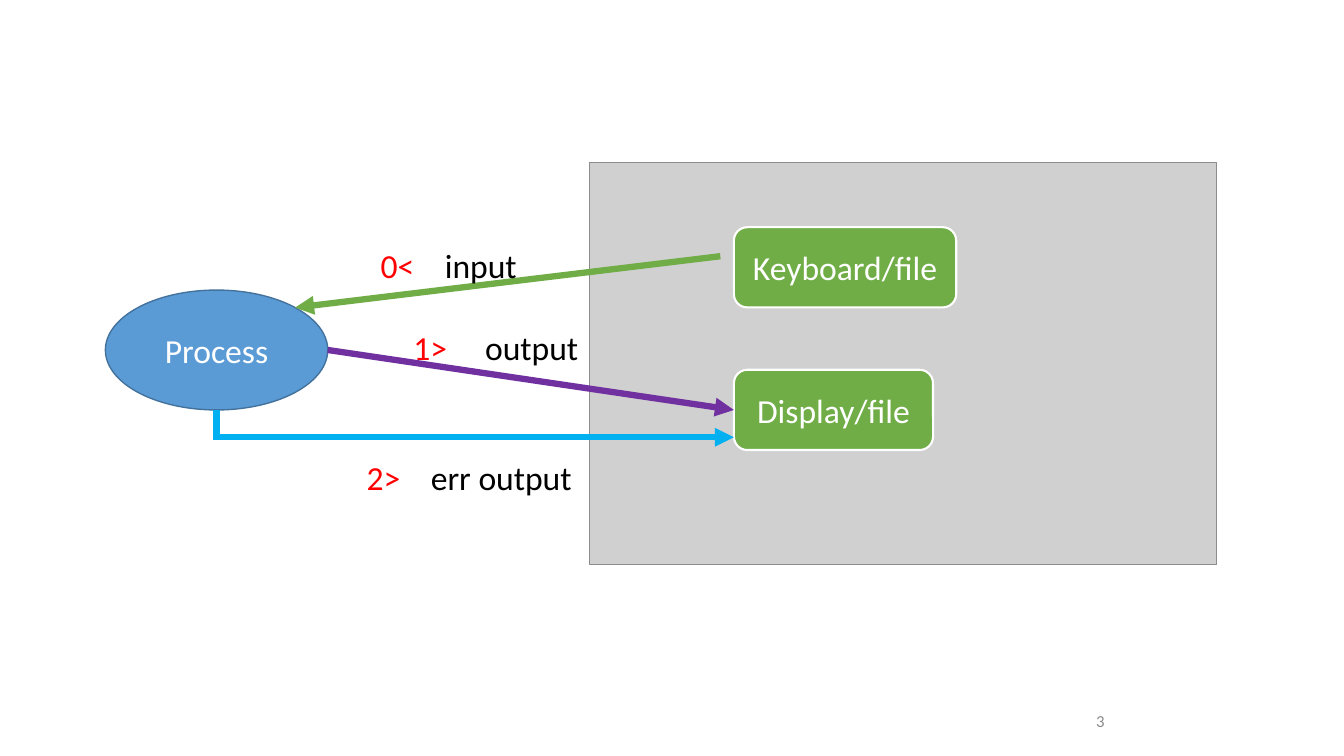
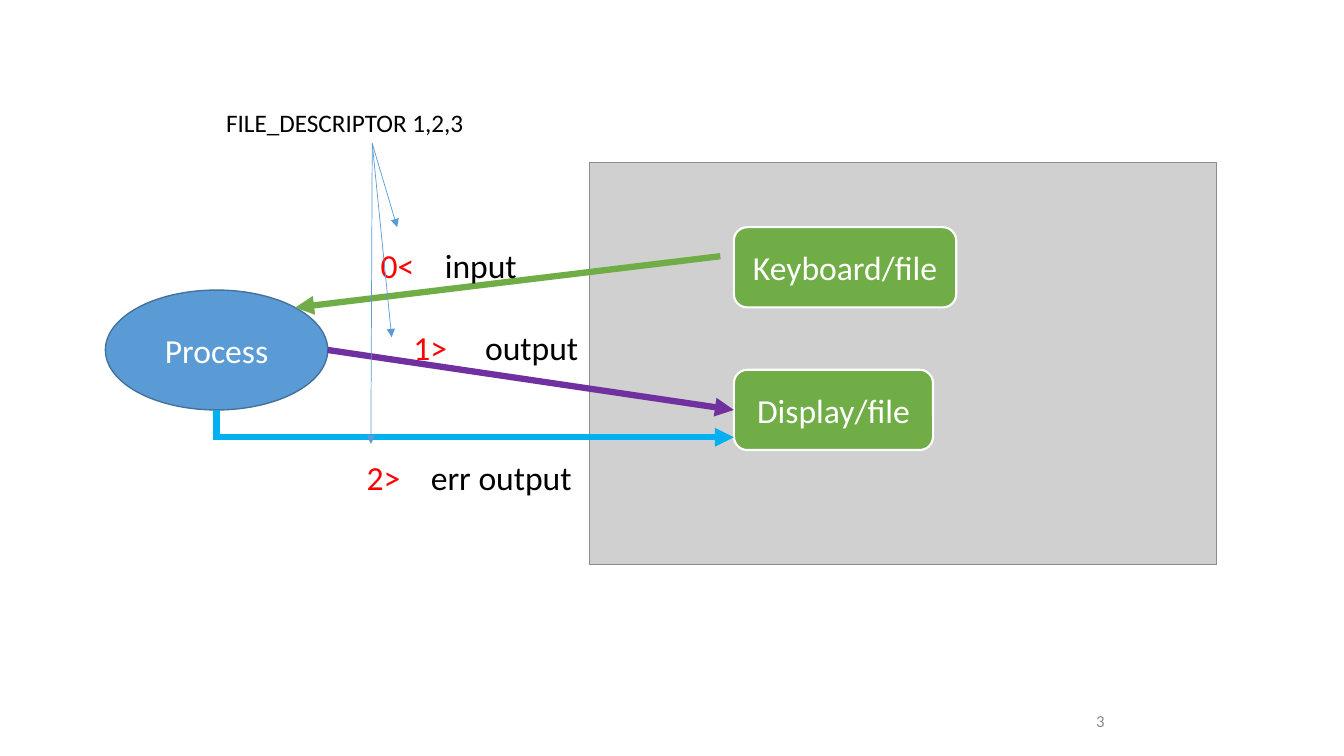
Before and after one commit to frankwxu/digital-forensics-lab, a slide deck: slide 3 of Basic_Computer_Skills_for_Forensics/4_Advanced_linux_command_line.pptx. Drawn at 1344x756 pixels with LibreOffice and Linux fonts; fonts in the diff are those of the drawing; grey boxes stand for pictures; background and template pictures are left out. Boxes give left, top, right and bottom in pixels: in the first picture for what was removed or moved away, otherwise in the second. Text is boxed around its words. In the diff, an @@ line names an element or a change of style, - is before the commit and + after.

```diff
--- a/Basic_Computer_Skills_for_Forensics/4_Advanced_linux_command_line.pptx
+++ b/Basic_Computer_Skills_for_Forensics/4_Advanced_linux_command_line.pptx
@@ text added at <box>226,115,463,136</box>, 18 pt, text #000000 @@
+FILE_DESCRIPTOR 1,2,3
@@ arrow added from (372, 143) to (371, 444), #5B9BD5 0.5 pt @@
@@ arrow added from (372, 143) to (397, 227), #5B9BD5 0.5 pt @@
@@ arrow added from (372, 143) to (392, 338), #5B9BD5 0.5 pt @@
```
Also in this commit, not shown: 11 other slides changed, 2 slides added.
